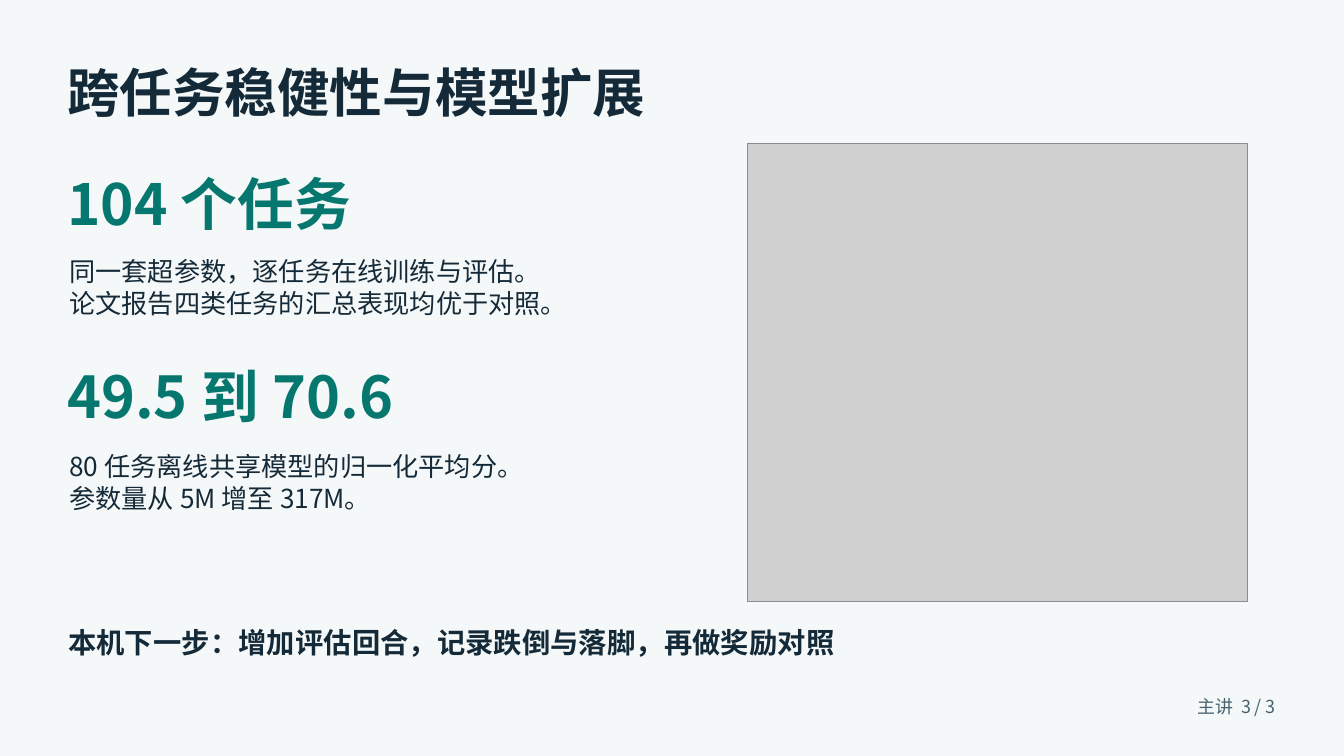
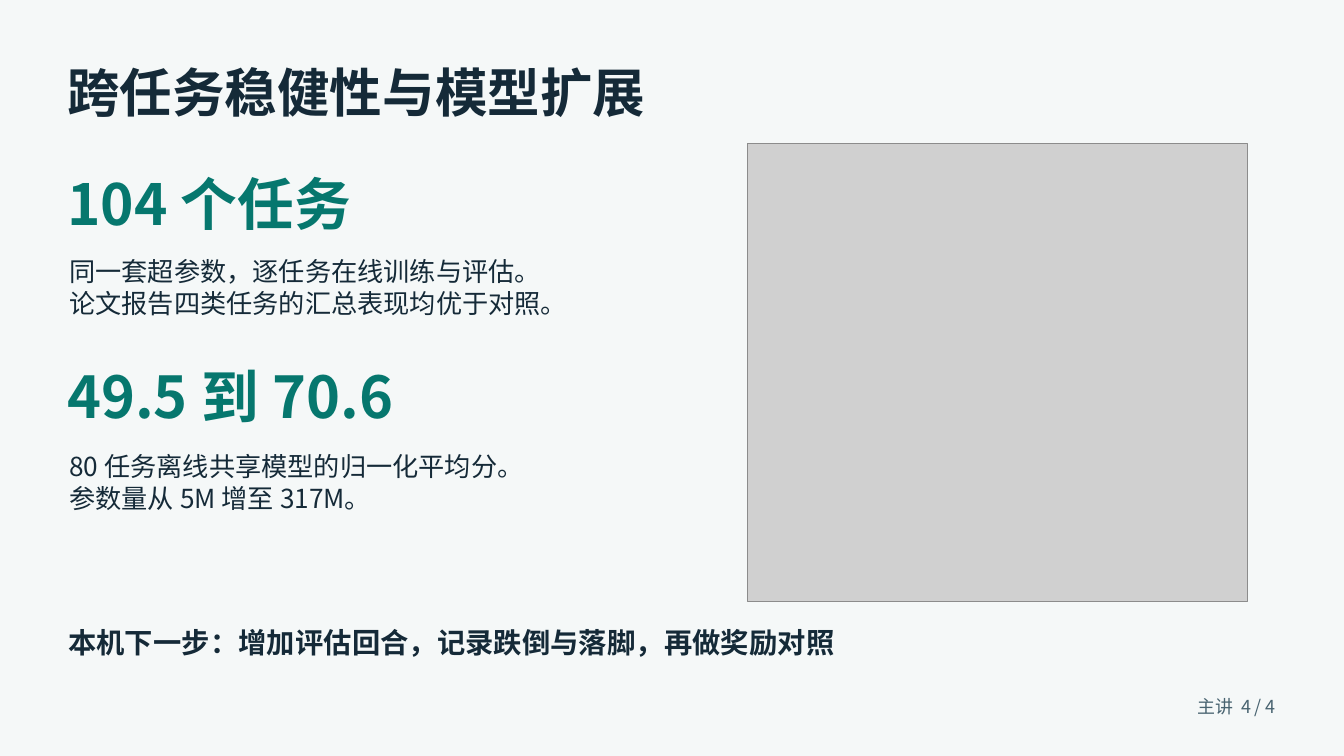
Before and after one commit to tungchiahui/tungchiahui_content, a slide deck: slide 4 of content/posts/2026-11-27-组会-TD-MPC2-主讲稿.pptx (slide 3 before the commit). Drawn at 1344x756 pixels with LibreOffice and Linux fonts; fonts in the diff are those of the drawing; grey boxes stand for pictures. Boxes give left, top, right and bottom in pixels: in the first picture for what was removed or moved away, otherwise in the second. Text is boxed around its words. In the diff, an @@ line names an element or a change of style, - is before the commit and + after.

```diff
--- a/content/posts/2026-11-27-组会-TD-MPC2-主讲稿.pptx
+++ b/content/posts/2026-11-27-组会-TD-MPC2-主讲稿.pptx
@@ text at [1197, 698, 1276, 715]: text changed @@
-主讲 3 / 3
+主讲 4 / 4
```
Also in this commit, not shown: 2 other slides changed, 1 slide added, 1 other file.
